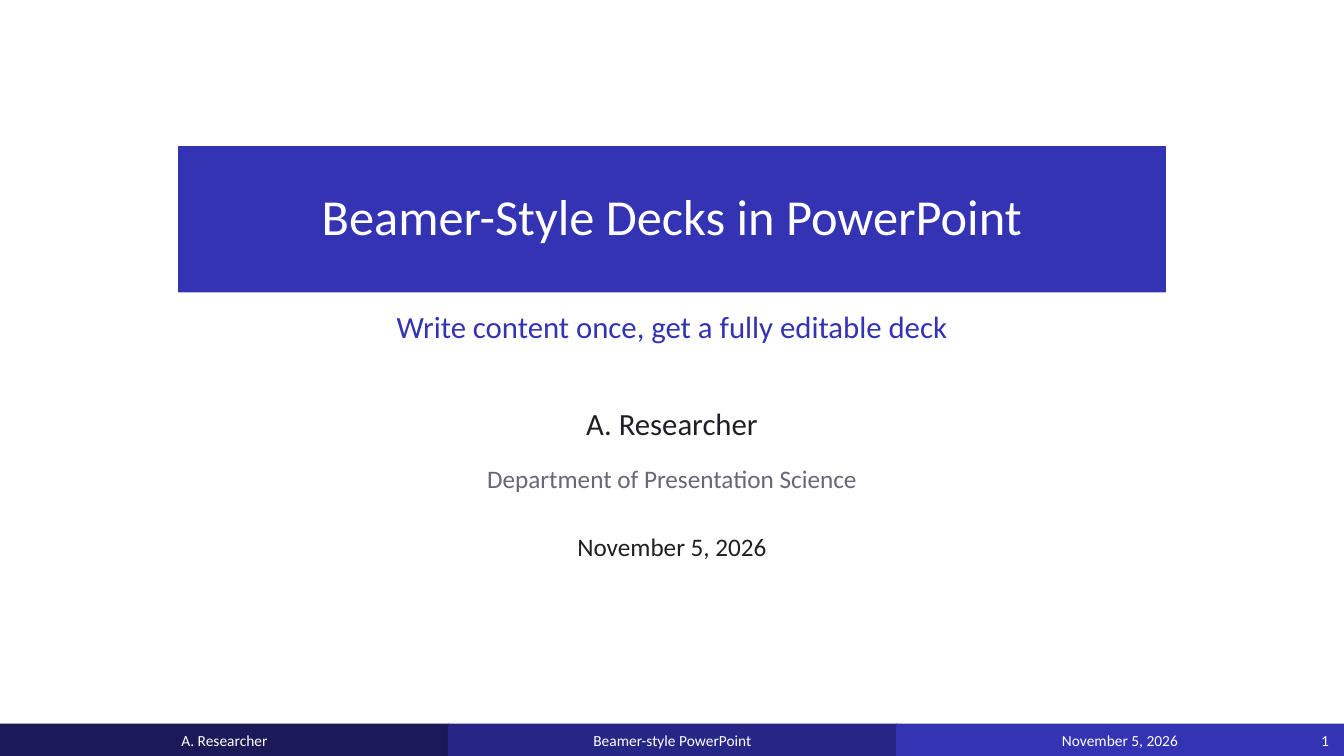
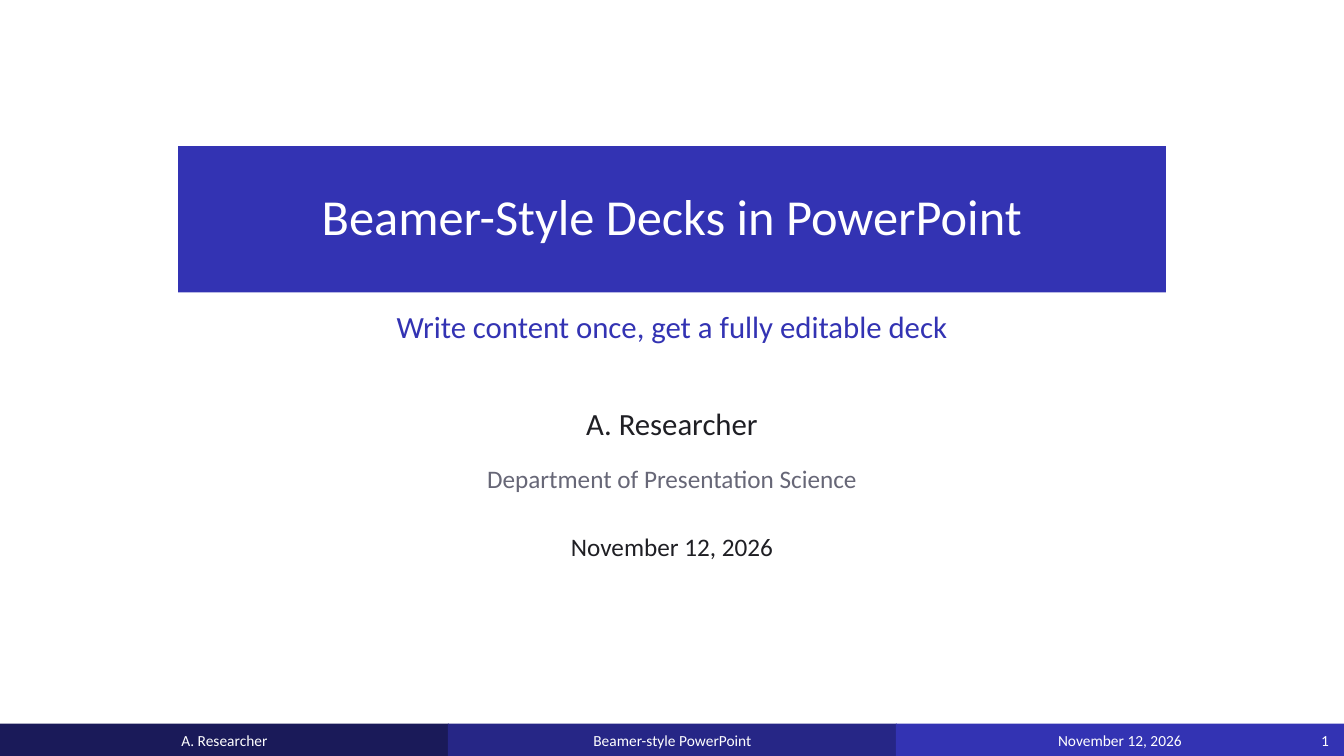
Before and after one commit to anoted/ppt-templated, a slide deck: slide 1 of examples/example_deck.pptx. Drawn at 1344x756 pixels with LibreOffice and Linux fonts; fonts in the diff are those of the drawing. Boxes give left, top, right and bottom in pixels: in the first picture for what was removed or moved away, otherwise in the second. Text is boxed around its words. In the diff, an @@ line names an element or a change of style, - is before the commit and + after.

```diff
--- a/examples/example_deck.pptx
+++ b/examples/example_deck.pptx
@@ text at (571, 538, 773, 559): text changed @@
-November 5, 2026
+November 12, 2026
@@ text in rectangle at (1058, 735, 1181, 748): text changed @@
-November 5, 2026
+November 12, 2026
```
Also in this commit, not shown: 27 other slides changed, 1 slide added, 47 other files.
